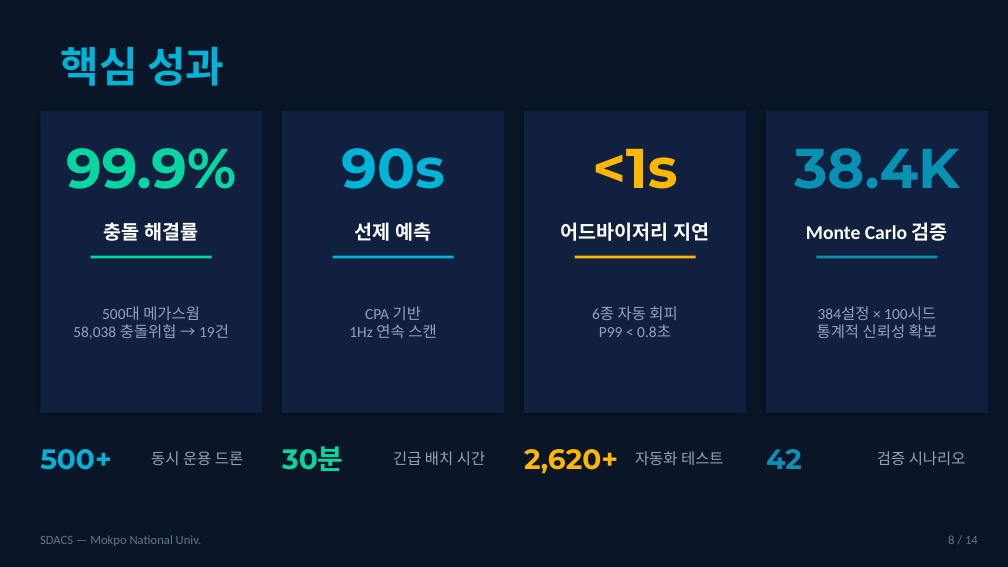
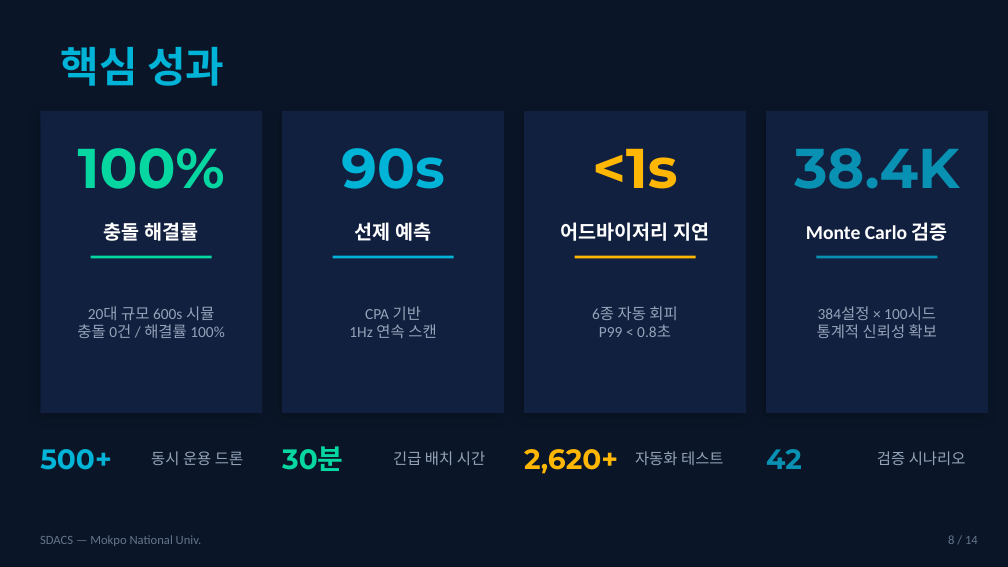
Before and after one commit to sun475300-sudo/swarm-drone-atc, a slide deck: slide 8 of docs/SDACS_Capstone_Presentation.pptx. Drawn at 1008x567 pixels with LibreOffice and Linux fonts; fonts in the diff are those of the drawing. Boxes give left, top, right and bottom in pixels: in the first picture for what was removed or moved away, otherwise in the second. Text is boxed around its words. In the diff, an @@ line names an element or a change of style, - is before the commit and + after.

```diff
--- a/docs/SDACS_Capstone_Presentation.pptx
+++ b/docs/SDACS_Capstone_Presentation.pptx
@@ text at [78,148,225,189]: text changed @@
-99.9%
+100%
@@ text at [77,306,224,338]: text changed @@
-500대 메가스웜
-58,038 충돌위협 → 19건
+20대 규모 600s 시뮬
+충돌 0건 / 해결률 100%
```
Also in this commit, not shown: 1 other slide changed, 4 other files.
